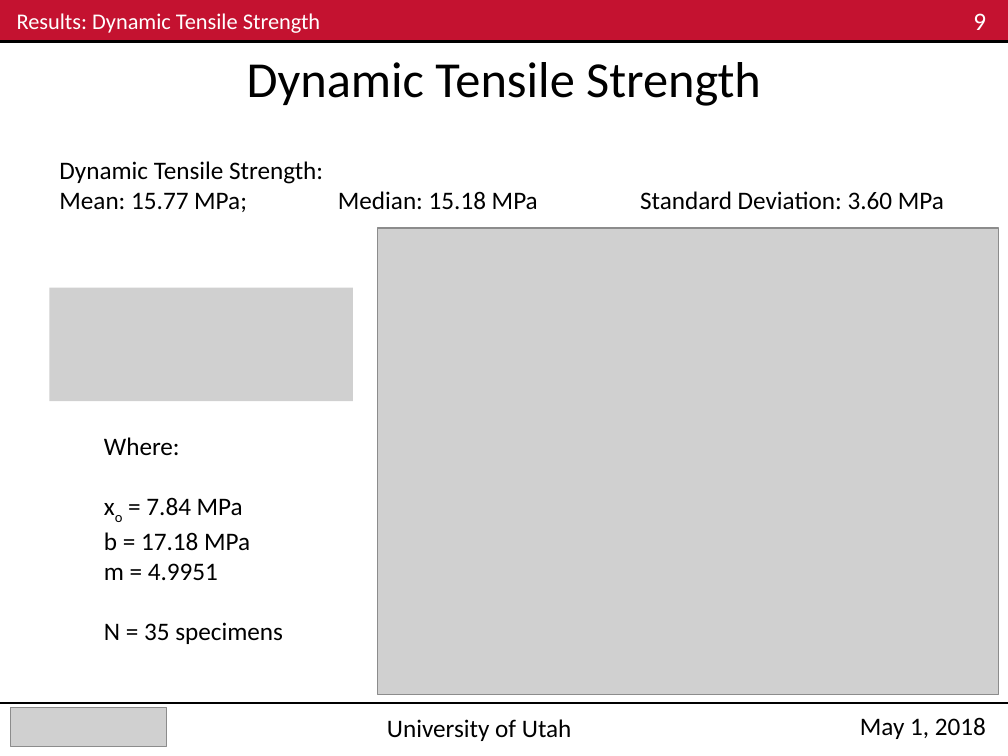
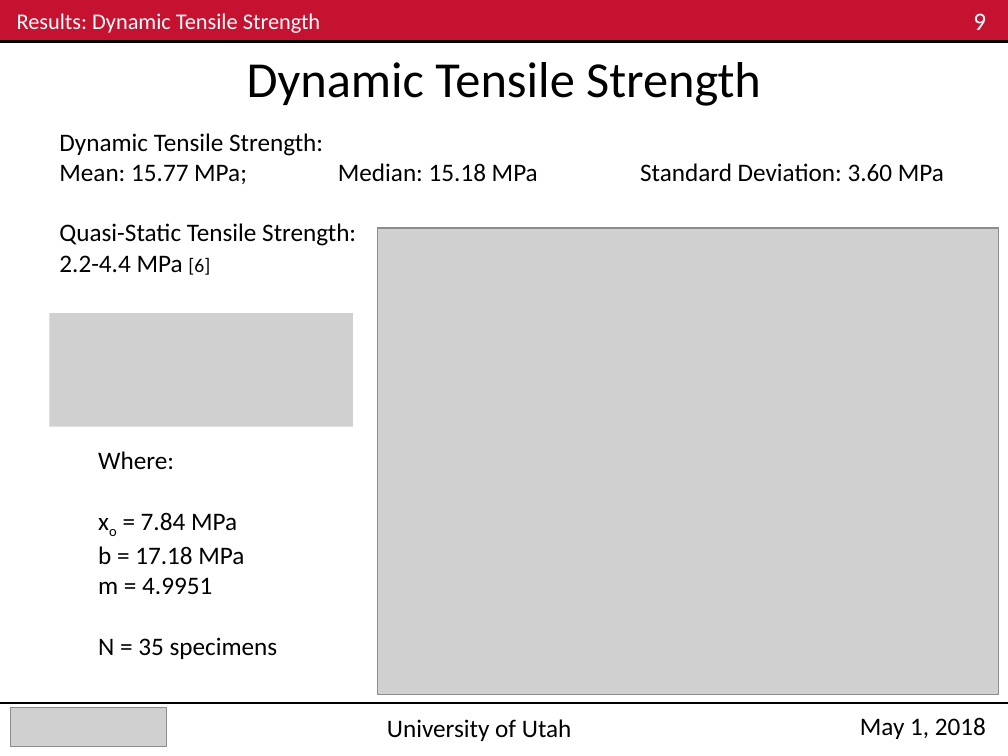
Before and after one commit to Mar-ten/PMAA_Fracture, a slide deck: slide 9 of ME EN 6960_Group4_Exp3_Nick.pptx. Drawn at 1008x756 pixels with LibreOffice and Linux fonts; fonts in the diff are those of the drawing; grey boxes stand for pictures. Boxes give left, top, right and bottom in pixels: in the first picture for what was removed or moved away, otherwise in the second. Text is boxed around its words. In the diff, an @@ line names an element or a change of style, - is before the commit and + after.

```diff
--- a/ME EN 6960_Group4_Exp3_Nick.pptx
+++ b/ME EN 6960_Group4_Exp3_Nick.pptx
@@ text "Dynamic Tensile Strength:": place and size @@
-text "Dynamic Tensile Strength:" at [59, 161, 944, 212]
+text "Dynamic Tensile Strength:" at [59, 133, 944, 275]
@@ text at [59, 223, 356, 275]: paragraphs added @@
+Quasi-Static Tensile Strength:
+2.2-4.4 MPa [6]
@@ picture: place and size @@
-picture at [49, 287, 353, 400]
+picture at [49, 313, 353, 426]
@@ text "Where:": place and size @@
-text "Where:" at [104, 437, 283, 644]
+text "Where:" at [98, 451, 278, 659]
```
Also in this commit, not shown: 7 other slides changed.
